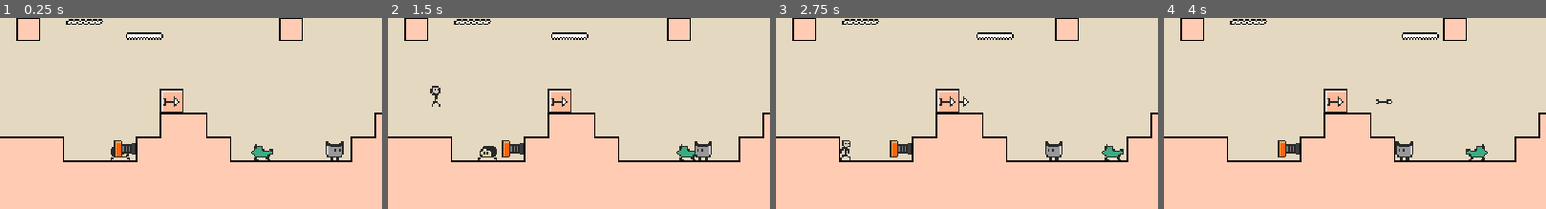
Above: before the commit, frames 1-4 (left to right).
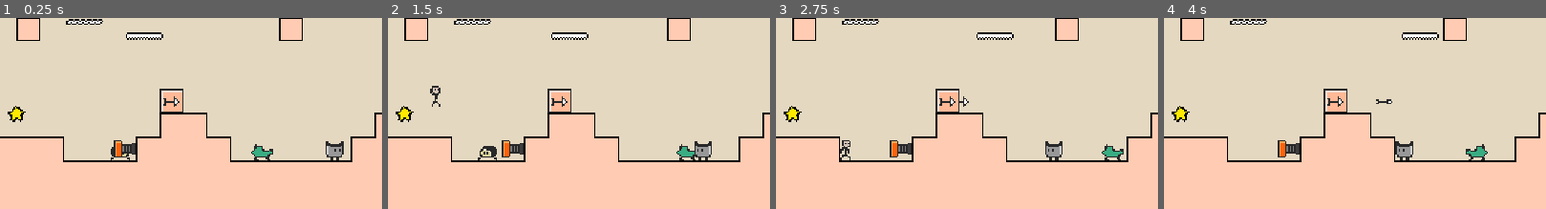
Above: after the commit, the same moments.

Repository: yannicka/ninja
Game: Godot game, scene res://src/Scenes/Game.tscn
The game is run twice, just before and just after one commit, with the same random seed, the same clock (stepped at 60 frames per second) and the same inputs.
Inputs (mouse positions are % of the whole screen's width and height, from its top left):
- Up to frame 1 (0.25 s): no input
- Up to frame 2 (1.5 s): move the mouse to (45, 70) at 0.52 s; hold Space (space) 0.53-1.28 s; hold Right (ui_right) from 0.53 s (still down); click (45, 70) at 0.67 s; tap Up (ui_up) at 0.77 s; move the mouse to (80, 65) at 1.27 s; tap Space (space) at 1.35 s
- Up to frame 3 (2.75 s): tap Up (ui_up) at 1.52 s; move the mouse to (20, 35) at 2.02 s; release Right (ui_right) at 2.03 s; hold Left (ui_left) from 2.03 s (still down); hold Space (space) from 2.03 s (still down)
- Up to frame 4 (4 s): keep holding Left (ui_left); move the mouse to (55, 50) at 2.77 s; release Space (space) at 2.78 s; tap Space (space) at 2.85 s; click (55, 50) at 2.92 s; tap Up (ui_up) at 3.02, 3.77 s; move the mouse to (35, 25) at 3.52 s; hold Space (space) from 3.53 s (still down)
The pictures show only the part of the screen within x 17-67%, y 44-94%; the shares and areas given below are measured in that part.

The runs differ from the first frame. In frame 1, 0.2% of the frame differs, in the area x 2-7%, y 46-55%; in frame 2, 0.2%; in frame 3, 0.2%; in frame 4, 0.2%.

Commit message:
Premier objet : boost

Diff:
--- a/project.godot
+++ b/project.godot
@@ -49,6 +49,7 @@
 2d_physics/layer_4="Bullet"
 2d_physics/layer_5="ArrowShooter"
 2d_physics/layer_6="Platform"
+2d_physics/layer_7="Item"
 
 [physics]
 
--- /dev/null
+++ b/src/Items/Boost.gd
@@ -0,0 +1,6 @@
+extends StaticBody2D
+
+func _on_area_2d_body_entered(body):
+	if body.has_method("boost"):
+		body.boost()
+		queue_free()
--- /dev/null
+++ b/src/Items/Boost.tscn
@@ -0,0 +1,41 @@
+[gd_scene load_steps=7 format=3 uid="uid://42eefgbk72c4"]
+
+[ext_resource type="Script" path="res://src/Items/Boost.gd" id="1_5t0mc"]
+[ext_resource type="Texture2D" uid="uid://cuce11m0j3lf1" path="res://assets/layers.png" id="1_aa0pr"]
+
+[sub_resource type="AtlasTexture" id="AtlasTexture_0q3op"]
+atlas = ExtResource("1_aa0pr")
+region = Rect2(0, 208, 16, 16)
+
+[sub_resource type="SpriteFrames" id="SpriteFrames_0f3tf"]
+animations = [{
+"frames": [SubResource("AtlasTexture_0q3op")],
+"loop": true,
+"name": &"default",
+"speed": 5.0
+}]
+
+[sub_resource type="CircleShape2D" id="CircleShape2D_vp7n5"]
+radius = 7.07107
+
+[sub_resource type="CircleShape2D" id="CircleShape2D_w67ra"]
+radius = 7.0
+
+[node name="Boost" type="StaticBody2D"]
+collision_layer = 0
+collision_mask = 0
+script = ExtResource("1_5t0mc")
+
+[node name="AnimatedSprite2D" type="AnimatedSprite2D" parent="."]
+frames = SubResource("SpriteFrames_0f3tf")
+
+[node name="CollisionShape2D" type="CollisionShape2D" parent="."]
+shape = SubResource("CircleShape2D_vp7n5")
+
+[node name="Area2D" type="Area2D" parent="."]
+collision_layer = 64
+
+[node name="CollisionShape2D" type="CollisionShape2D" parent="Area2D"]
+shape = SubResource("CircleShape2D_w67ra")
+
+[connection signal="body_entered" from="Area2D" to="." method="_on_area_2d_body_entered"]
--- a/src/Levels/Level1.tscn
+++ b/src/Levels/Level1.tscn
@@ -14,6 +14,7 @@
 [ext_resource type="PackedScene" uid="uid://ckn1578id3sc4" path="res://src/Platforms/FallingPlatform.tscn" id="12_ymvw6"]
 [ext_resource type="PackedScene" uid="uid://c3l26irwr0f7s" path="res://src/Platforms/AdvancingPlatform.tscn" id="13_weka3"]
 [ext_resource type="PackedScene" uid="uid://cmtqborvhjkhc" path="res://src/Enemies/Fireball.tscn" id="14_vtwaj"]
+[ext_resource type="PackedScene" uid="uid://42eefgbk72c4" path="res://src/Items/Boost.tscn" id="15_nf1ta"]
 
 [node name="Level1" type="Node2D"]
 
@@ -66,3 +67,6 @@
 
 [node name="Fireball" parent="." instance=ExtResource("14_vtwaj")]
 position = Vector2(408, 272)
+
+[node name="Boost" parent="." instance=ExtResource("15_nf1ta")]
+position = Vector2(96, 176)
--- a/src/Player.gd
+++ b/src/Player.gd
@@ -109,4 +109,4 @@
 func boost():
 	boost_mode = true
 
-	$GPUParticles2D.visible = true
+	$GPUParticles2D.restart()
--- a/src/Player.tscn
+++ b/src/Player.tscn
@@ -105,8 +105,8 @@
 limit_bottom = 256
 
 [node name="GPUParticles2D" type="GPUParticles2D" parent="."]
-visible = false
 material = SubResource("CanvasItemMaterial_ghe24")
+emitting = false
 amount = 20
 process_material = SubResource("ParticleProcessMaterial_2onol")
 texture = ExtResource("2_6ojfv")
Binary file changed: assets/layers.png
Not shown: 1 places in src/Levels/Level1.tscn that only renumber resources
Not shown, changed: assets/layers.kra
